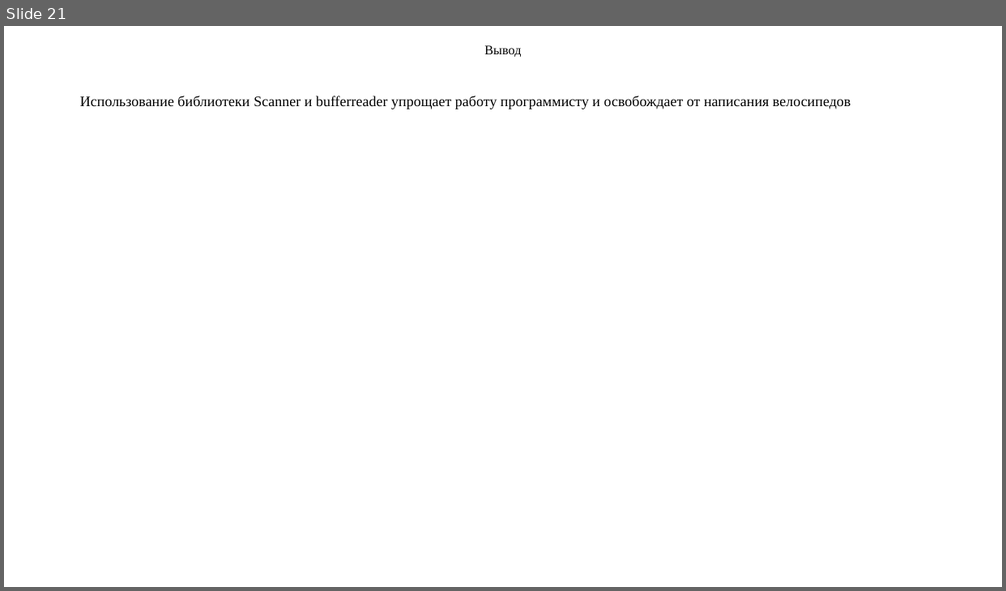
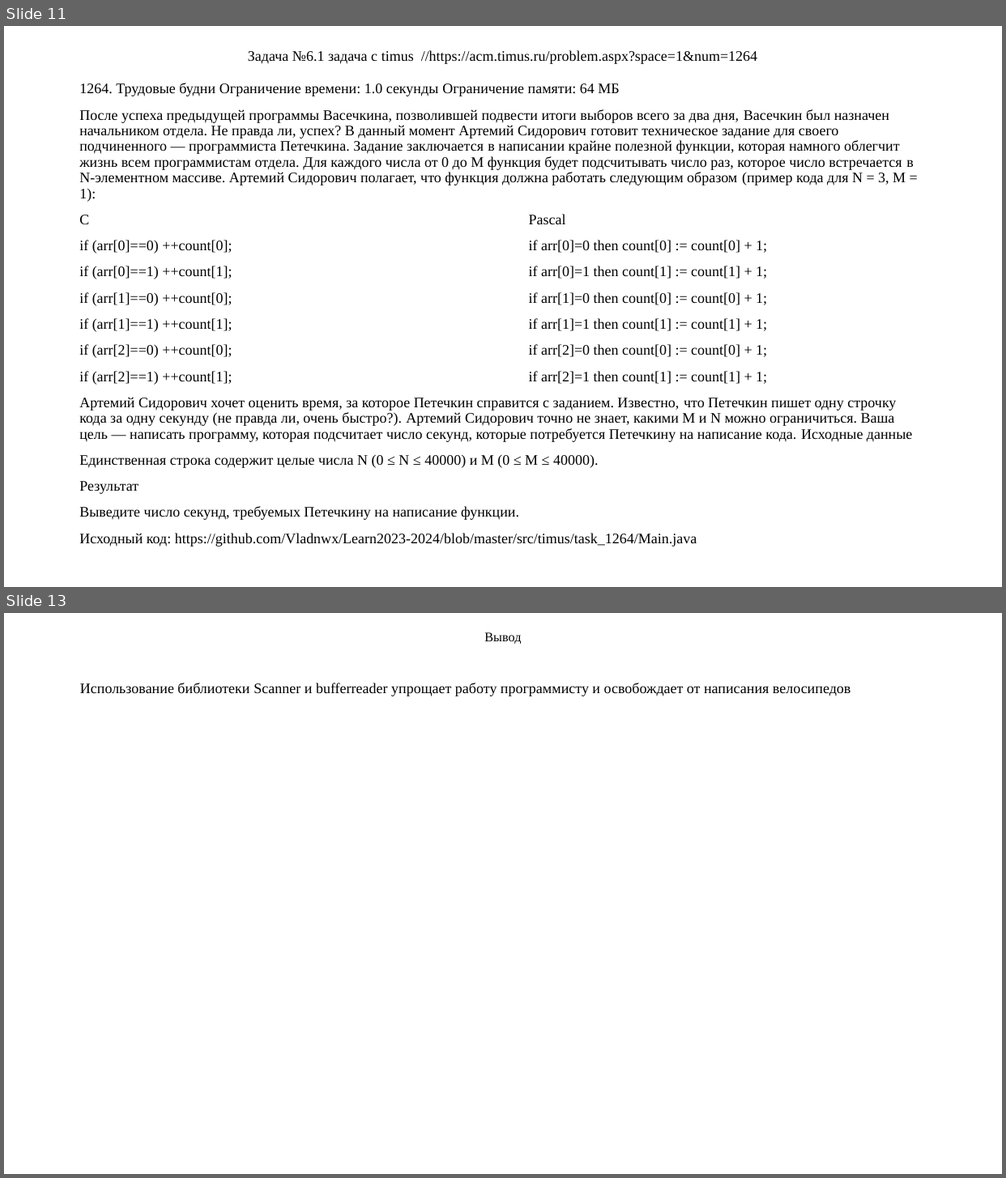
Before and after one commit to Vladnwx/Learn2023-2024, a slide deck: src/lr2/РИЗ-130916у Савельев В.Н. Отчет о выполнении ЛР2.pptx. Shown one above the other, each under a label of ours: slide 21 before the commit, slides 11 and 13 after it; the slides between them are not shown. The pictures are 1006x591 and 1006x1178 pixels, drawn with LibreOffice and Linux fonts; fonts in the diff are those of the drawing. Boxes give left, top, right and bottom in pixels: in the first picture for what was removed or moved away, otherwise in the second. Text is boxed around its words. In the diff, an @@ line names an element or a change of style, - is before the commit and + after.

Commit message:
timus

```diff
--- a/src/lr2/РИЗ-130916у Савельев В.Н. Отчет о выполнении ЛР2.pptx
+++ b/src/lr2/РИЗ-130916у Савельев В.Н. Отчет о выполнении ЛР2.pptx
@@ slide 11 added at (4, 26, 1002, 587), background #FFFFFF @@
@@ title added at (248, 50, 757, 64), 14 pt, text #000000 @@
+Задача №6.1 задача с timus //https://acm.timus.ru/problem.aspx?space=1&num=1264
@@ text added at (79, 83, 913, 547), 14 pt, text #000000 @@
+1264. Трудовые будни Ограничение времени: 1.0 секунды Ограничение памяти: 64 МБ
+После успеха предыдущей программы Васечкина, позволившей подвести итоги выборов всего за два дня, Васечкин был назначен начальником отдела. Не правда ли, успех? В данный момент Артемий Сидорович готовит техническое задание для своего подчиненного — программиста Петечкина. Задание заключается в написании крайне полезной функции, которая намного облегчит жизнь всем программистам отдела. Для каждого числа от 0 до M функция будет подсчитывать число раз, которое число встречается в N-элементном массиве. Артемий Сидорович полагает, что функция должна работать следующим образом (пример кода для N = 3, M = 1):
+C Pascal
+if (arr[0]==0) ++count[0]; if arr[0]=0 then count[0] := count[0] + 1;
+if (arr[0]==1) ++count[1]; if arr[0]=1 then count[1] := count[1] + 1;
+if (arr[1]==0) ++count[0]; if arr[1]=0 then count[0] := count[0] + 1;
+if (arr[1]==1) ++count[1]; if arr[1]=1 then count[1] := count[1] + 1;
+if (arr[2]==0) ++count[0]; if arr[2]=0 then count[0] := count[0] + 1;
+if (arr[2]==1) ++count[1]; if arr[2]=1 then count[1] := count[1] + 1;
+Артемий Сидорович хочет оценить время, за которое Петечкин справится с заданием. Известно, что Петечкин пишет одну строчку кода за одну секунду (не правда ли, очень быстро?). Артемий Сидорович точно не знает, какими M и N можно ограничиться. Ваша цель — написать программу, которая подсчитает число секунд, которые потребуется Петечкину на написание кода. Исходные данные
+Единственная строка содержит целые числа N (0 ≤ N ≤ 40000) и M (0 ≤ M ≤ 40000).
+Результат
+Выведите число секунд, требуемых Петечкину на написание функции.
+Исходный код: https://github.com/Vladnwx/Learn2023-2024/blob/master/src/timus/task_1264/Main.java
@@ what was slide 21 is now slide 13 @@
```
Also in this commit, not shown: 7 slides changed, 4 other slides added, 13 slides removed, 5 other files.
